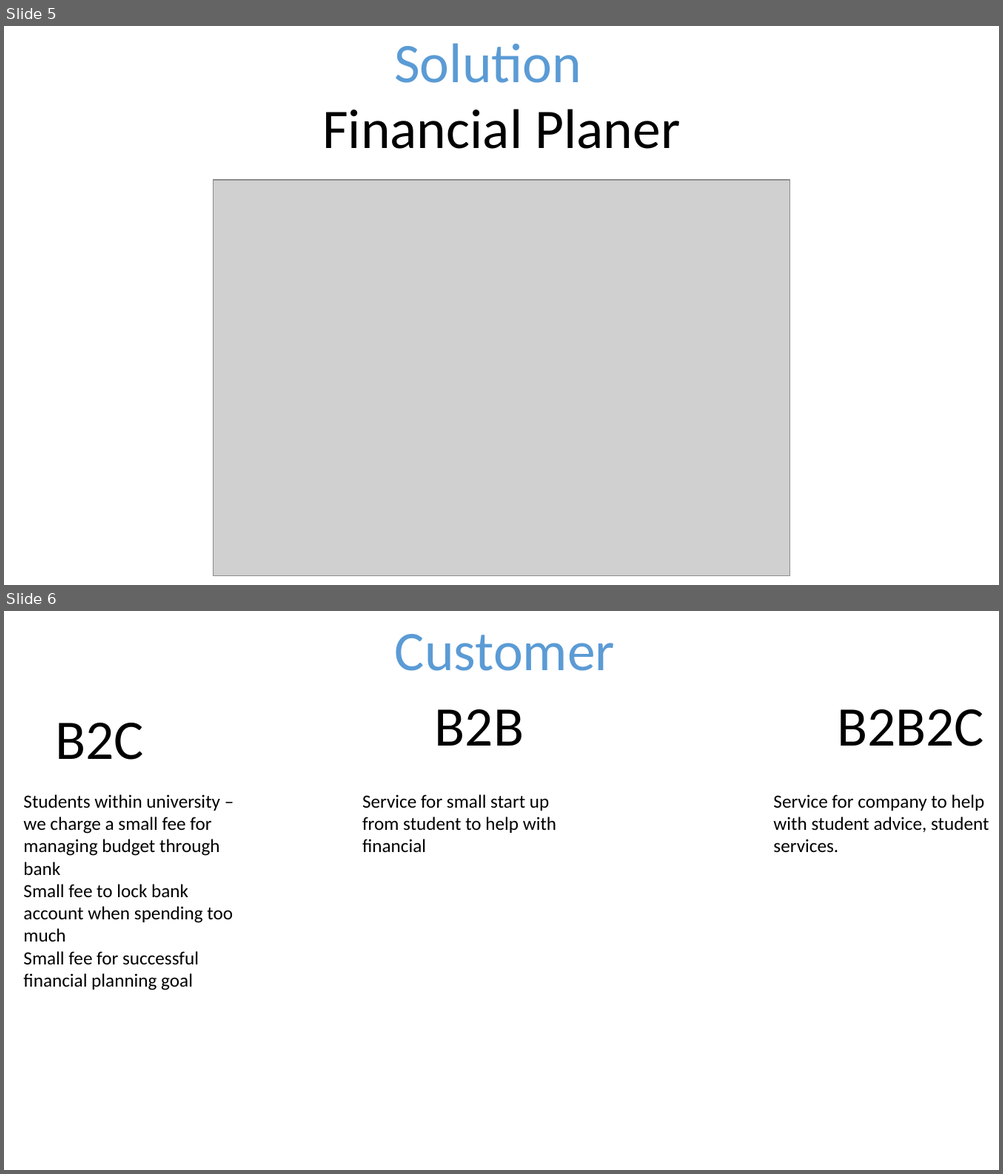
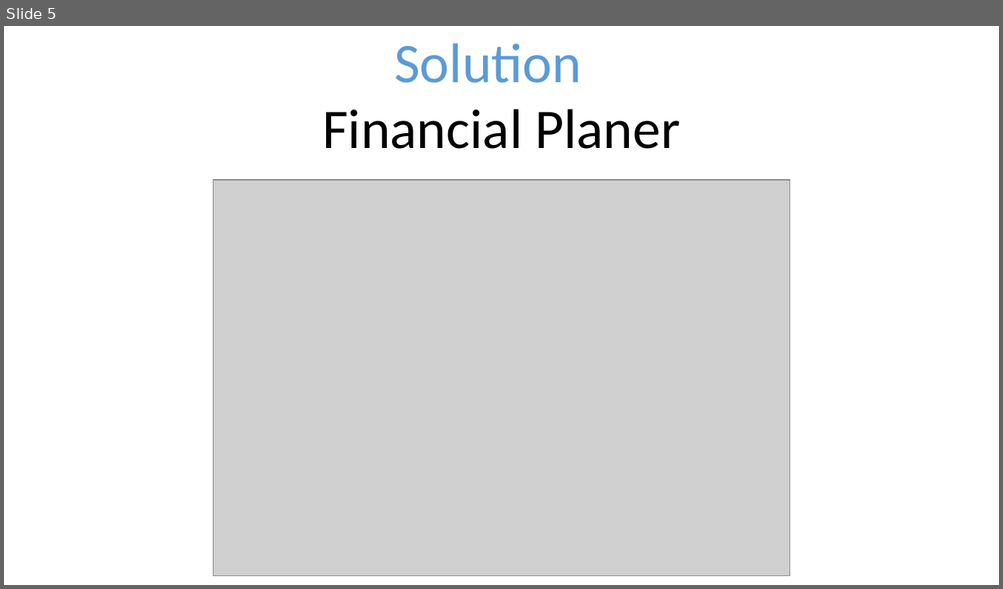
Before and after one commit to AnVu-0312/unihack2022, a slide deck: images/presentation.pptx. Shown one above the other, each under a label of ours: slides 5 and 6 before the commit, slide 5 after it. The pictures are 1003x1174 and 1003x589 pixels, drawn with LibreOffice and Linux fonts; fonts in the diff are those of the drawing; grey boxes stand for pictures. Boxes give left, top, right and bottom in pixels: in the first picture for what was removed or moved away, otherwise in the second. Text is boxed around its words. In the diff, an @@ line names an element or a change of style, - is before the commit and + after.

```diff
--- a/images/presentation.pptx
+++ b/images/presentation.pptx
@@ slide 6 removed at [4,611,999,1170], background #FFFFFF @@
@@ text removed at [395,634,614,671] @@
-Customer
@@ text removed at [435,709,523,746] @@
-B2B
@@ text removed at [836,709,984,746] @@
-B2B2C
@@ text removed at [55,723,144,760] @@
-B2C
@@ text removed at [23,795,233,991] @@
-Students within university – we charge a small fee for managing budget through bank
-Small fee to lock bank account when spending too much
-Small fee for successful financial planning goal
@@ text removed at [362,795,556,852] @@
-Service for small start up from student to help with financial
@@ text removed at [773,795,988,853] @@
-Service for company to help with student advice, student services.
```
Also in this commit, not shown: 1 slide changed, 1 slide added.
